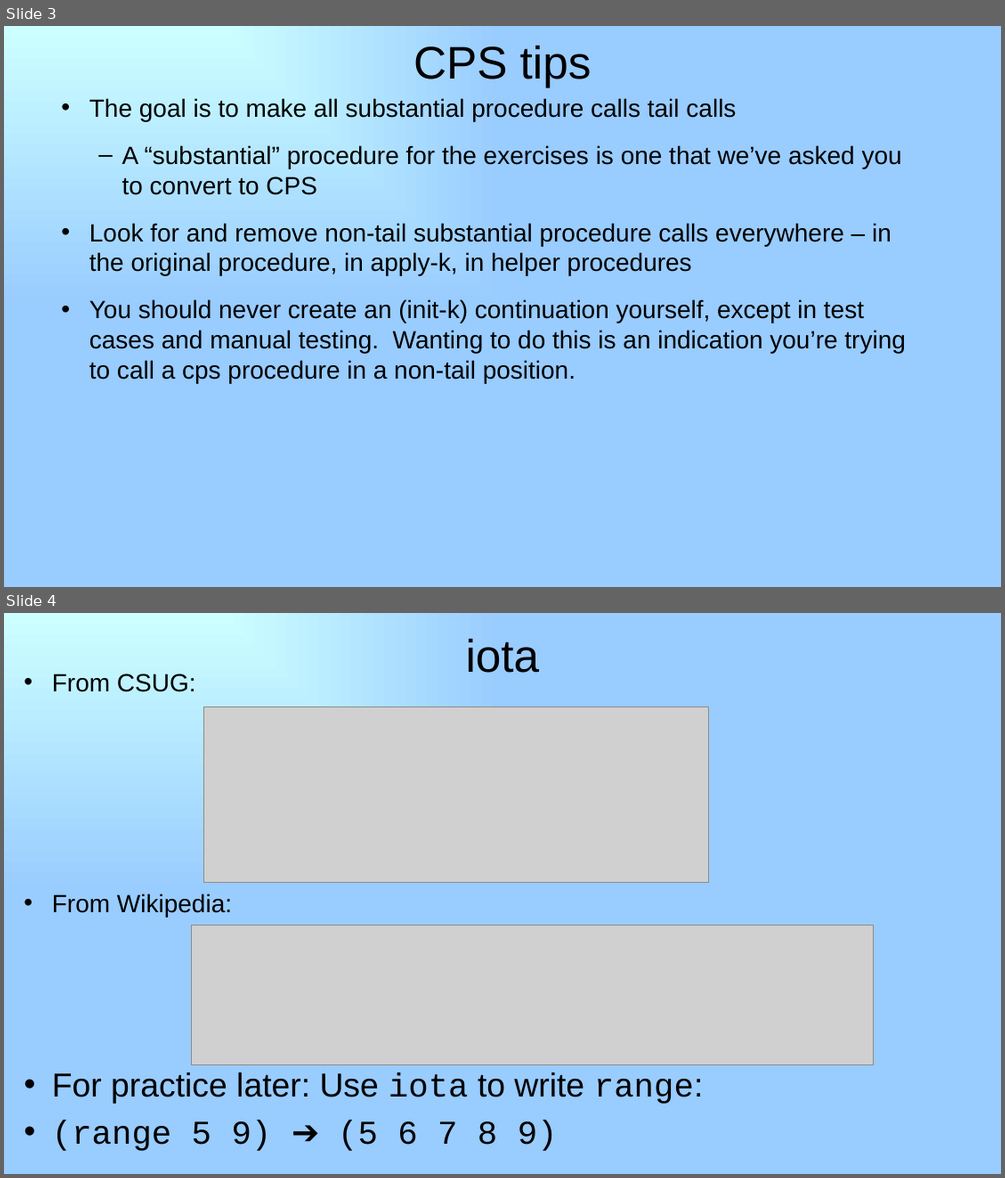
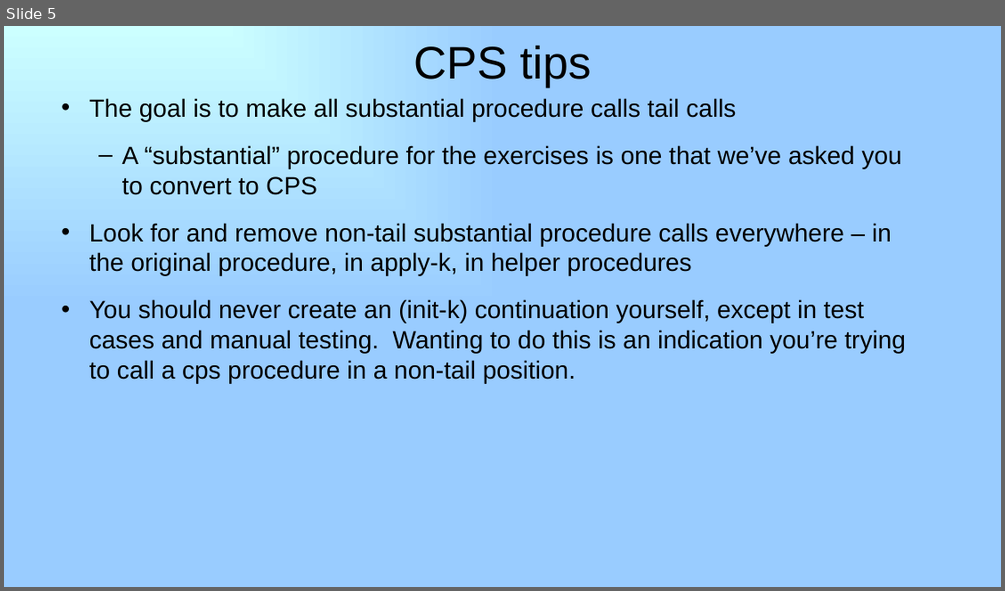
Before and after one commit to RHIT-CSSE/csse304, a slide deck: ClassMaterials/CPSMore2/25-letrec-In-Interpreter.pptx. Shown one above the other, each under a label of ours: slides 3 and 4 before the commit, slide 5 after it. The pictures are 1005x1178 and 1005x591 pixels, drawn with LibreOffice and Linux fonts; fonts in the diff are those of the drawing; grey boxes stand for pictures. Boxes give left, top, right and bottom in pixels: in the first picture for what was removed or moved away, otherwise in the second. Text is boxed around its words. In the diff, an @@ line names an element or a change of style, - is before the commit and + after.

```diff
--- a/ClassMaterials/CPSMore2/25-letrec-In-Interpreter.pptx
+++ b/ClassMaterials/CPSMore2/25-letrec-In-Interpreter.pptx
@@ slide 4 removed at [4, 613, 1001, 1174], background gradient #CCFFFF to #99CCFF @@
@@ title removed at [466, 638, 540, 673] @@
-iota
@@ text removed at [52, 674, 703, 1151] @@
-• From CSUG:
-• From Wikipedia:
-• For practice later: Use iota to write range:
-• (range 5 9) ➔ (5 6 7 8 9)
@@ picture removed at [203, 706, 708, 882] @@
@@ picture removed at [191, 925, 873, 1064] @@
@@ what was slide 3 is now slide 5 @@
```
Also in this commit, not shown: 2 slides added, 18 other slides removed, 5 other files.
